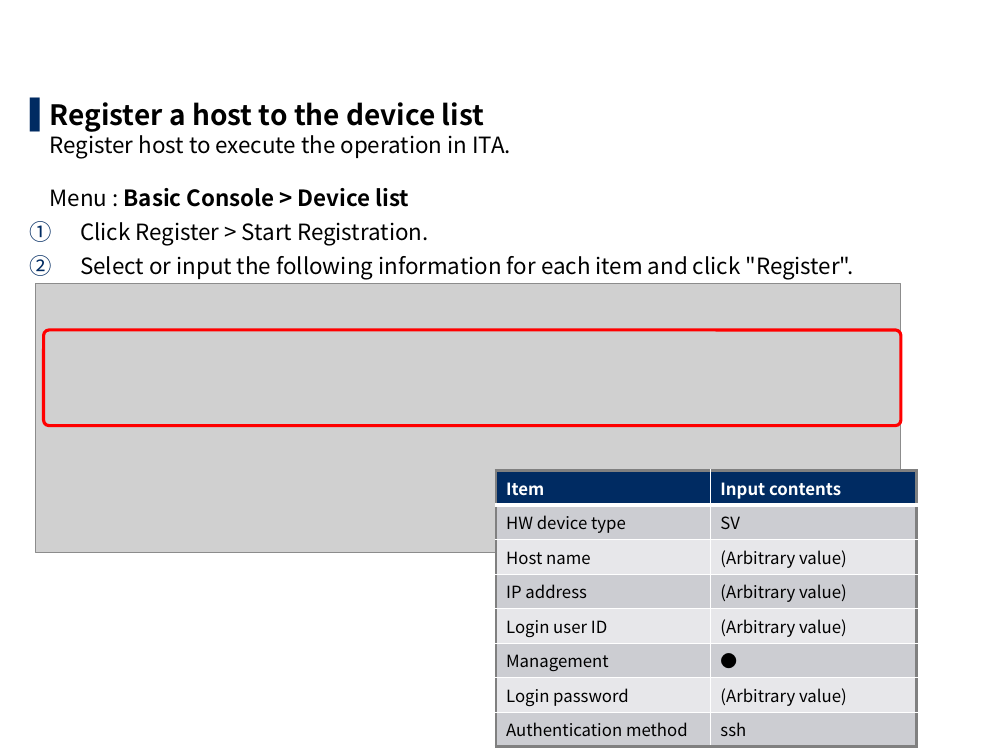
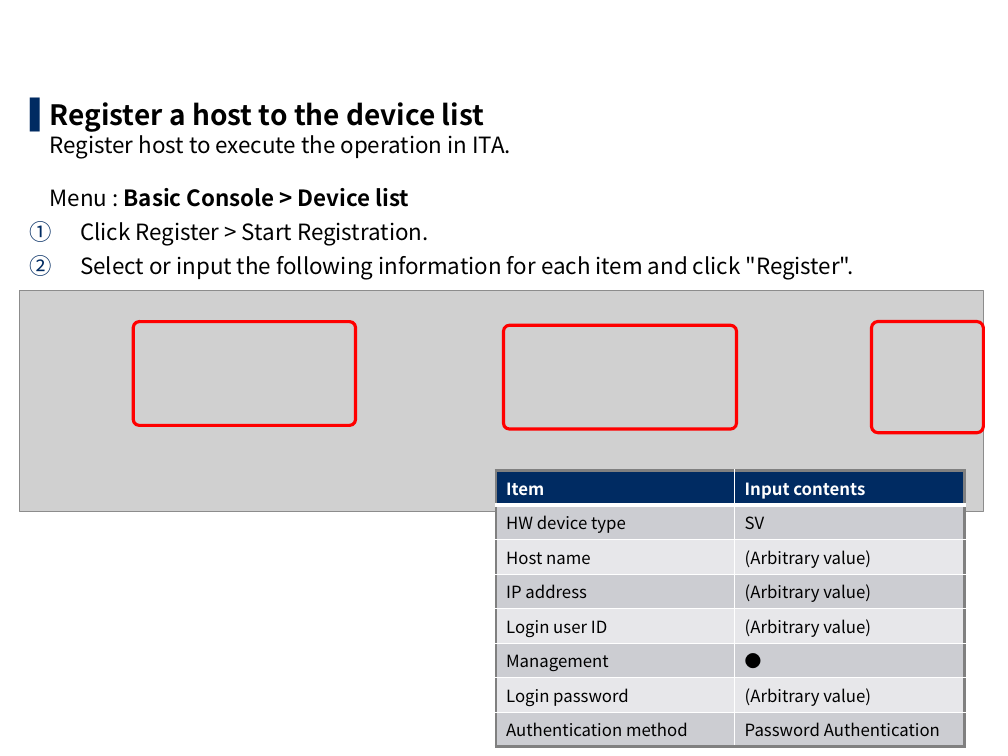
Before and after one commit to exastro-suite/it-automation-docs, a slide deck: slide 36 of asset/Learn/ITA-Ansible-Driver_en_practice.pptx. Drawn at 1008x756 pixels with LibreOffice and Linux fonts; fonts in the diff are those of the drawing; grey boxes stand for pictures; background and template pictures are left out. Boxes give left, top, right and bottom in pixels: in the first picture for what was removed or moved away, otherwise in the second. Text is boxed around its words. In the diff, an @@ line names an element or a change of style, - is before the commit and + after.

```diff
--- a/asset/Learn/ITA-Ansible-Driver_en_practice.pptx
+++ b/asset/Learn/ITA-Ansible-Driver_en_practice.pptx
@@ picture: place and size @@
-picture at (35, 283, 900, 552)
+picture at (20, 290, 984, 511)
@@ rounded rectangle added at (133, 322, 356, 425), outline #FF0000 2.25 pt @@
@@ rounded rectangle: place and size @@
-rounded rectangle at (43, 330, 900, 425)
+rounded rectangle at (504, 326, 737, 429)
@@ rounded rectangle added at (872, 322, 984, 432), outline #FF0000 2.25 pt @@
@@ table at (496, 471, 965, 740) @@
-row 8, column 2: ssh
+row 8, column 2: Password Authentication
@@ table: place and size @@
-table at (496, 471, 917, 740)
+table at (496, 471, 965, 740)
```
Also in this commit, not shown: 29 other slides changed, 1 other file.
